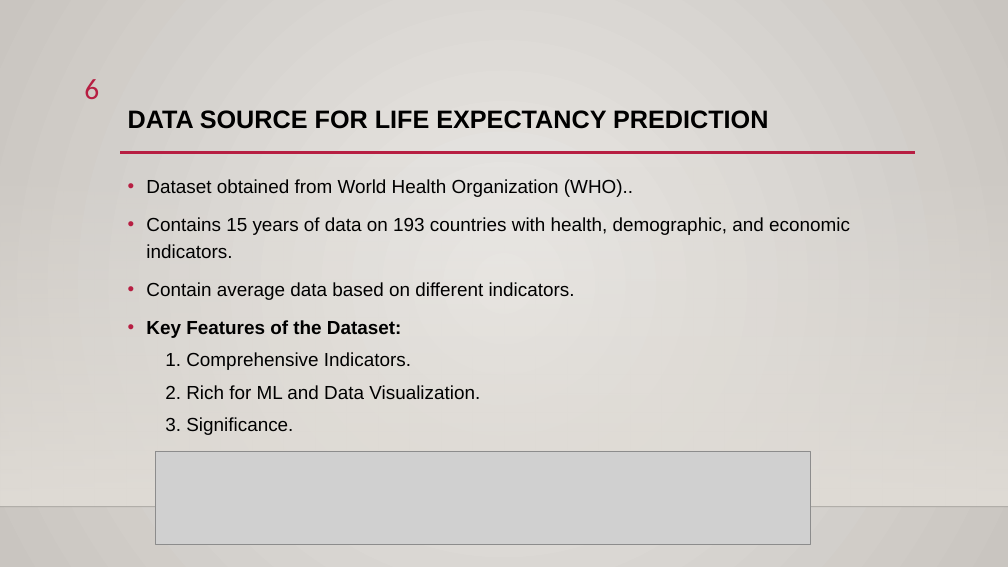
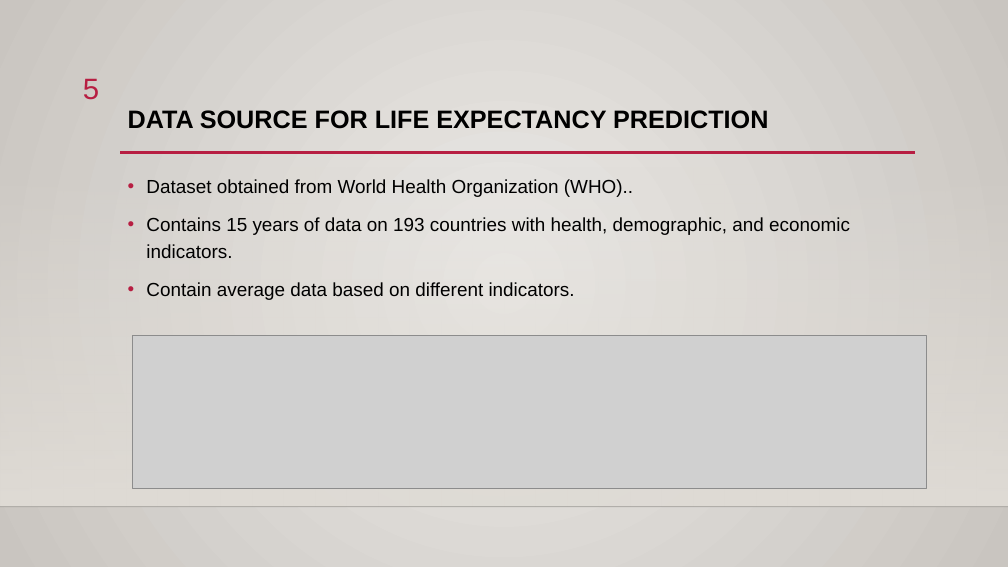
Before and after one commit to mahersalman/life-expectancy, a slide deck: slide 5 of Presentation.pptx (slide 6 before the commit). Drawn at 1008x567 pixels with LibreOffice and Linux fonts; fonts in the diff are those of the drawing; grey boxes stand for pictures; background and template pictures are left out. Boxes give left, top, right and bottom in pixels: in the first picture for what was removed or moved away, otherwise in the second. Text is boxed around its words. In the diff, an @@ line names an element or a change of style, - is before the commit and + after.

```diff
--- a/Presentation.pptx
+++ b/Presentation.pptx
@@ page number at (83, 78, 99, 100): text changed; font Calibri to Arial @@
-6
+5
@@ text at (146, 320, 480, 435): paragraphs removed @@
-• Key Features of the Dataset:
-1. Comprehensive Indicators.
-2. Rich for ML and Data Visualization.
-3. Significance.
@@ picture: place and size @@
-picture at (155, 452, 811, 544)
+picture at (132, 336, 926, 488)
```
Also in this commit, not shown: 12 other slides changed, 1 slide added, 1 slide removed, 2 other files.
